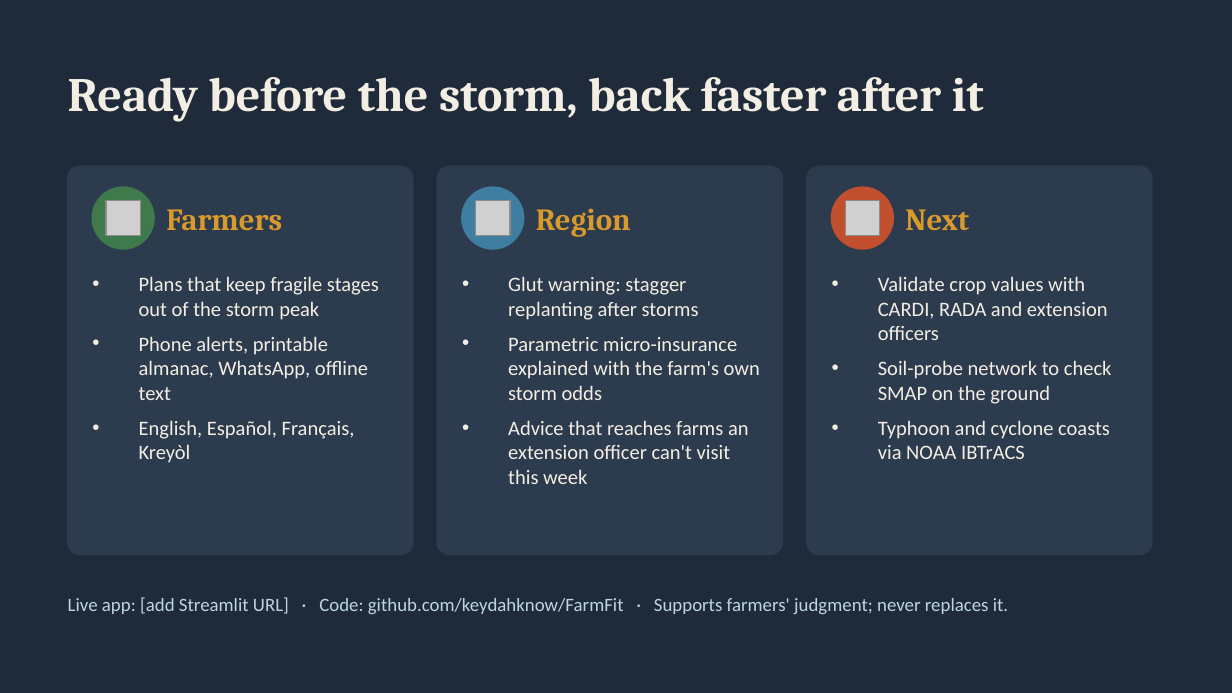
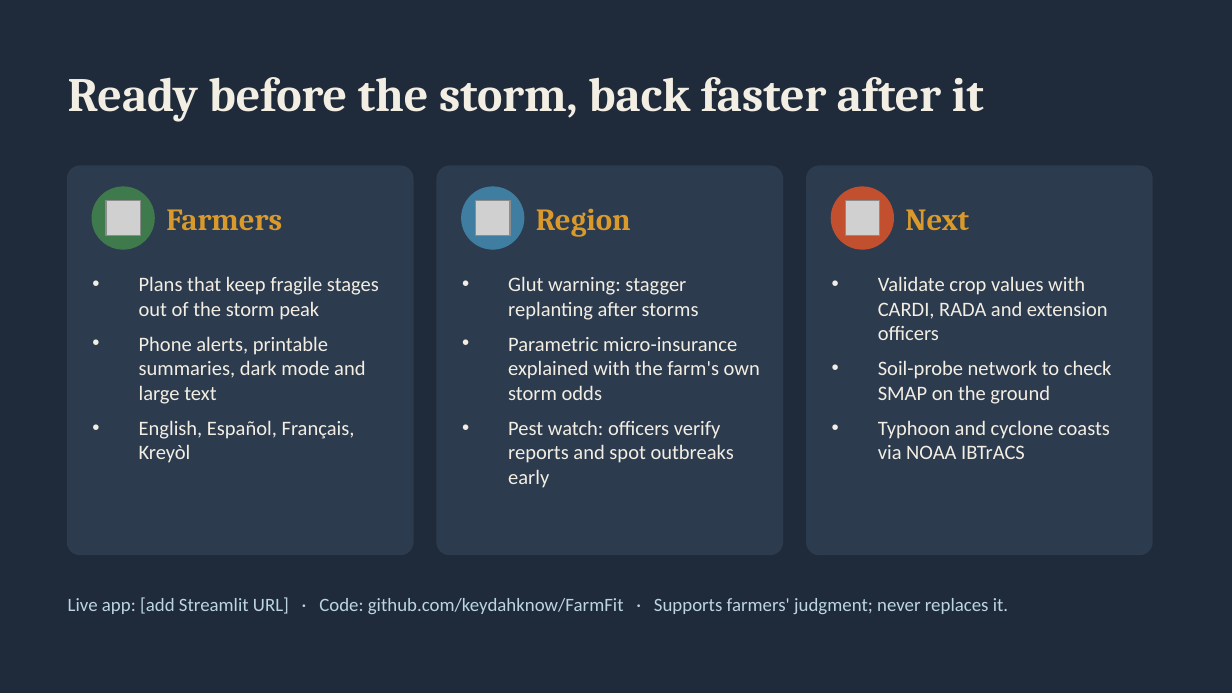
Before and after one commit to keydahknow/FarmFit, a slide deck: slide 7 of docs/FarmFit_Hurricane_to_Harvest.pptx. Drawn at 1232x693 pixels with LibreOffice and Linux fonts; fonts in the diff are those of the drawing; grey boxes stand for pictures. Boxes give left, top, right and bottom in pixels: in the first picture for what was removed or moved away, otherwise in the second. Text is boxed around its words. In the diff, an @@ line names an element or a change of style, - is before the commit and + after.

```diff
--- a/docs/FarmFit_Hurricane_to_Harvest.pptx
+++ b/docs/FarmFit_Hurricane_to_Harvest.pptx
@@ text at bbox=[139, 336, 365, 404]: text changed @@
-• Phone alerts, printable almanac, WhatsApp, offline text
+• Phone alerts, printable summaries, dark mode and large text
@@ text at bbox=[508, 420, 734, 488]: text changed @@
-• Advice that reaches farms an extension officer can't visit this week
+• Pest watch: officers verify reports and spot outbreaks early
```
Also in this commit, not shown: 1 other slide changed, 2 slides added, 2 slides removed, 7 other files.
